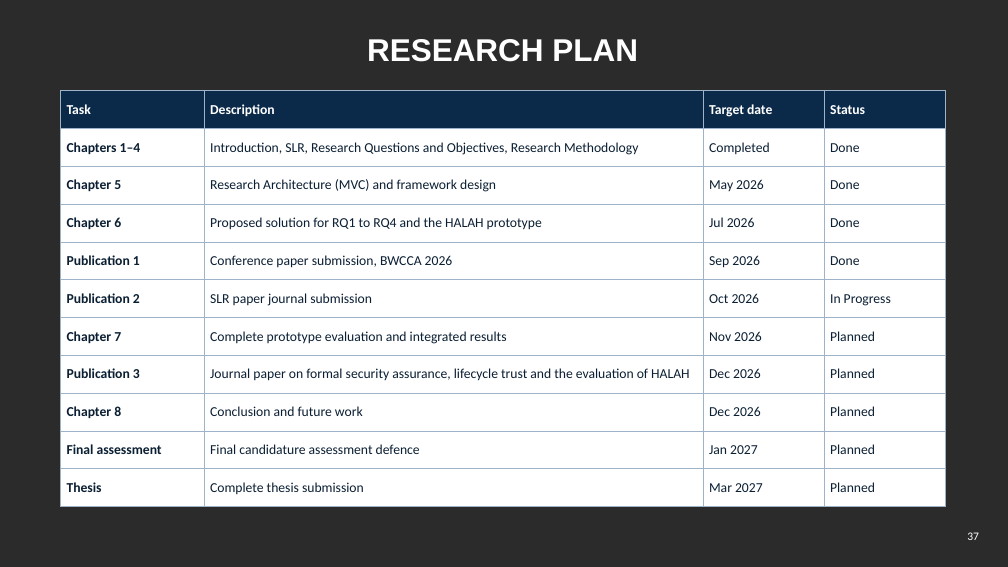
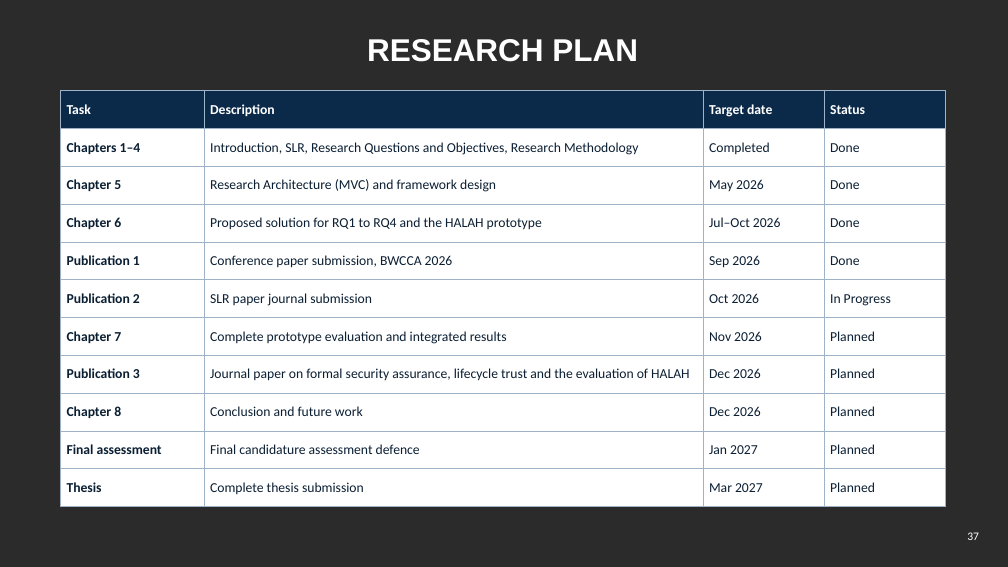
Before and after one commit to yasir12345678900/HealthRWA-Sepolia-Personal-try, a slide deck: slide 37 of docs/Yasir_CA2_Reassessment_Slides.pptx. Drawn at 1008x567 pixels with LibreOffice and Linux fonts; fonts in the diff are those of the drawing; background and template pictures are left out; a plain dark background stands for a picture behind light text. Boxes give left, top, right and bottom in pixels: in the first picture for what was removed or moved away, otherwise in the second. Text is boxed around its words. In the diff, an @@ line names an element or a change of style, - is before the commit and + after.

```diff
--- a/docs/Yasir_CA2_Reassessment_Slides.pptx
+++ b/docs/Yasir_CA2_Reassessment_Slides.pptx
@@ table at [60, 91, 945, 498] @@
-row 4, column 3: Jul 2026
+row 4, column 3: Jul–Oct 2026
```
Also in this commit, not shown: 2 other slides changed, 2 other files.
